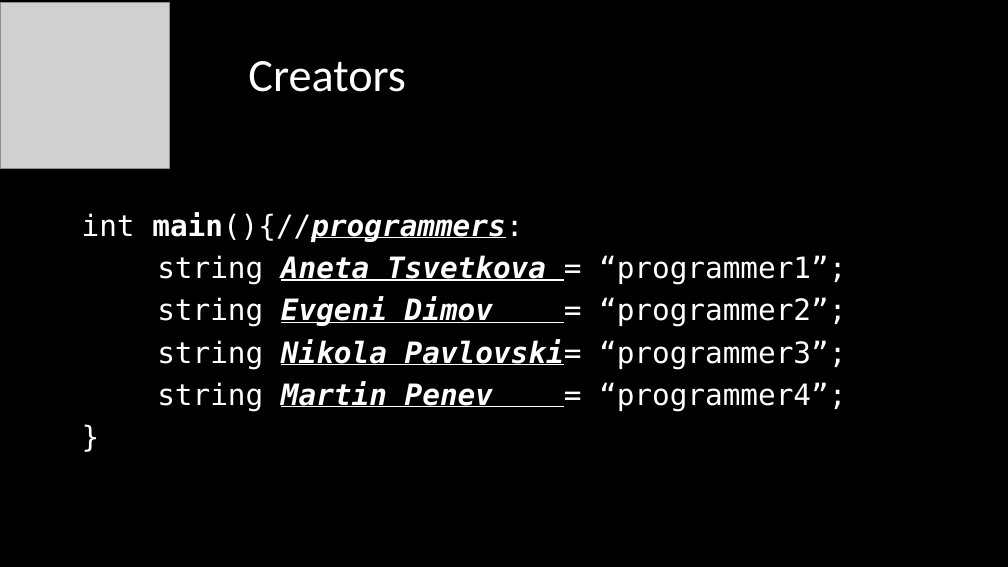
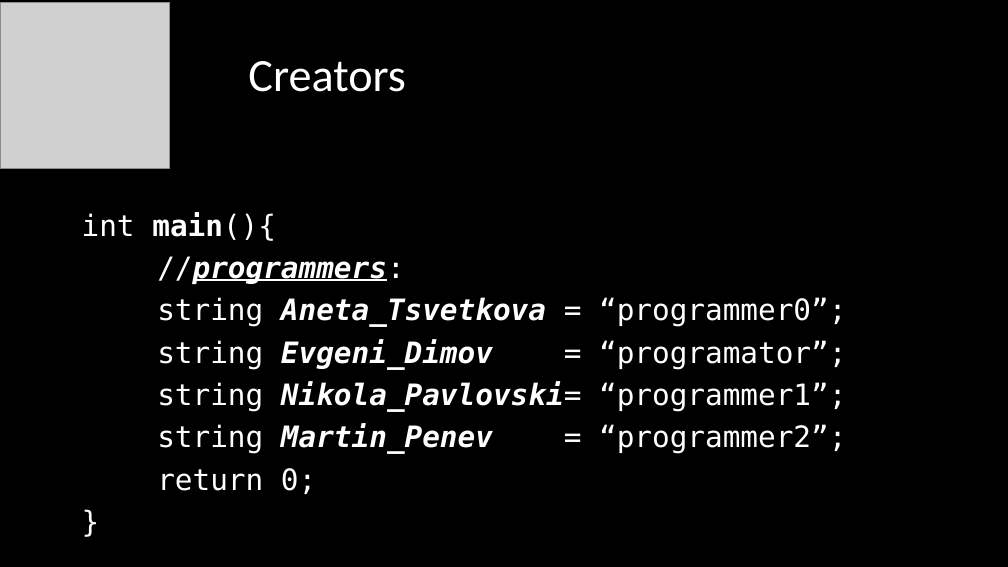
Before and after one commit to GenchoBG/HackTues3, a slide deck: slide 7 of Pixel Wars.pptx. Drawn at 1008x567 pixels with LibreOffice and Linux fonts; fonts in the diff are those of the drawing; grey boxes stand for pictures. Boxes give left, top, right and bottom in pixels: in the first picture for what was removed or moved away, otherwise in the second. Text is boxed around its words. In the diff, an @@ line names an element or a change of style, - is before the commit and + after.

```diff
--- a/Pixel Wars.pptx
+++ b/Pixel Wars.pptx
@@ text at (x1=82, y1=212, x2=846, y2=494): text changed @@
-int main(){//programmers:
-string Aneta Tsvetkova = “programmer1”;
-string Evgeni Dimov = “programmer2”;
-string Nikola Pavlovski= “programmer3”;
-string Martin Penev = “programmer4”;
+int main(){
+//programmers:
+string Aneta_Tsvetkova = “programmer0”;
+string Evgeni_Dimov = “programator”;
+string Nikola_Pavlovski= “programmer1”;
+string Martin_Penev = “programmer2”;
+return 0;
```
Also in this commit, not shown: 3 other slides changed, 11 other files.
